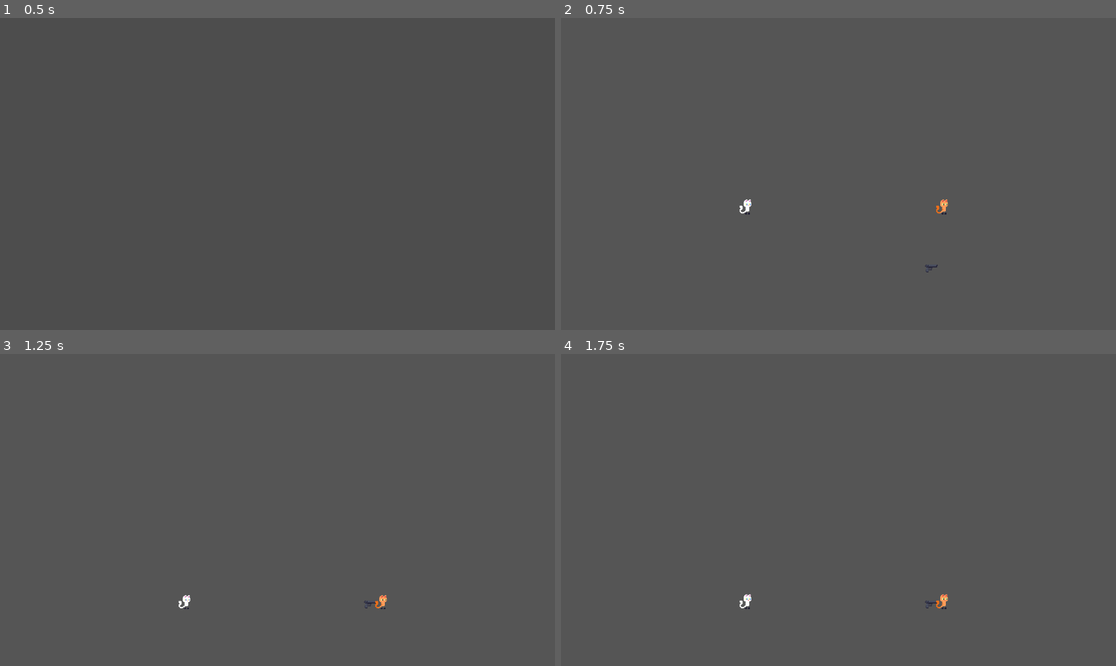
Above: before the commit, frames 1-4 (two rows, left to right).
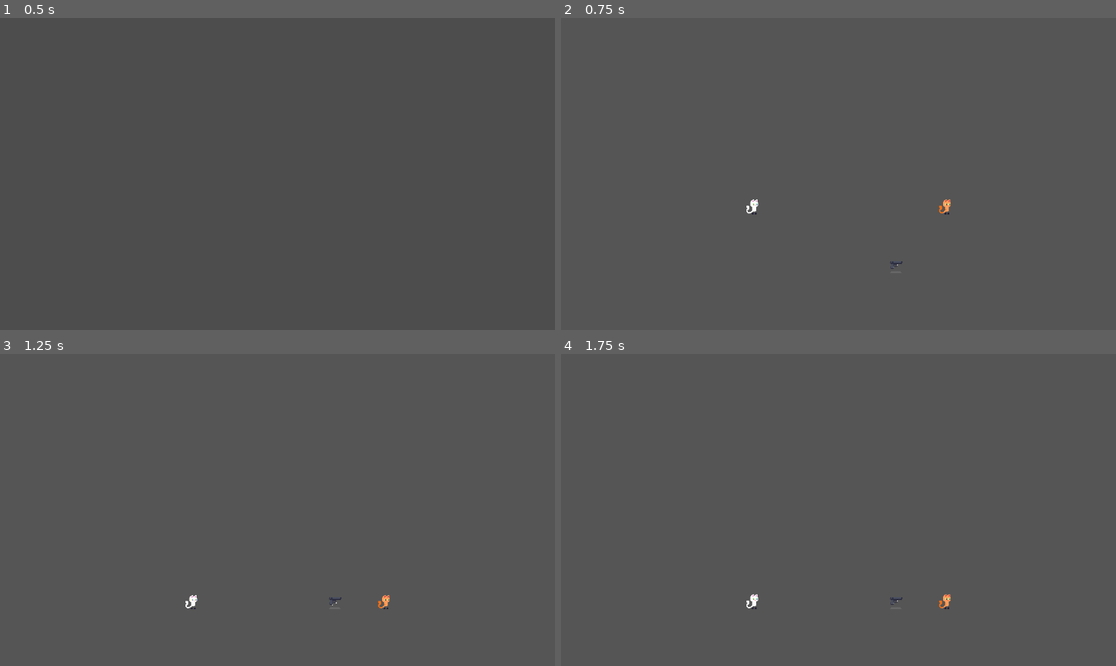
Above: after the commit, the same moments.

Repository: helionlf/gameJam
Game: Godot game, scene res://Scenes/start_game.tscn
Same seed, same stepped clock (60 frames per second), same inputs: the game is played once before the commit and once after it. This scene is started directly instead of the project's main scene.
Inputs (mouse positions are in pixels of both pictures, inside the frame that each line leads up to):
- Up to frame 1 (0.5 s): no input
- Up to frame 2 (0.75 s): tap Enter at 0.5 s; move the mouse to (960, 158) at 0.52 s; click (960, 158) at 0.6 s
- Up to frame 3 (1.25 s): no input
- Up to frame 4 (1.75 s): move the mouse to (727, 525) at 1.27 s; tap F (pegar) at 1.35 s; click (727, 525) at 1.42 s

Frame 1 is identical in both runs. In frame 2, 0.2% of the frame differs, in the area x 32-71%, y 58-82%; in frame 3, 0.2%; in frame 4, 0.2%.

Commit message:
Spawner Funcional

Diff:
--- a/game-jam+/Scenes/stage_moon.tscn
+++ b/game-jam+/Scenes/stage_moon.tscn
@@ -1,6 +1,7 @@
-[gd_scene load_steps=5 format=3 uid="uid://r8s8pj0xnic0"]
+[gd_scene load_steps=6 format=3 uid="uid://r8s8pj0xnic0"]
 
-[ext_resource type="PackedScene" uid="uid://b7trnod2mbg58" path="res://arma_no_chão.tscn" id="1_4lcrb"]
+[ext_resource type="PackedScene" uid="uid://c0e2eu2xjhxw4" path="res://arma_no_chão.tscn" id="1_4lcrb"]
+[ext_resource type="PackedScene" uid="uid://byl6x3mxgoqus" path="res://Spawner.tscn" id="2_5a2y6"]
 
 [sub_resource type="RectangleShape2D" id="RectangleShape2D_xdaev"]
 size = Vector2(586, 20)
@@ -18,6 +19,10 @@
 offset_bottom = 655.0
 color = Color(0.3328807, 0.33288068, 0.33288068, 1)
 
+[node name="Spawner" parent="." instance=ExtResource("2_5a2y6")]
+position = Vector2(695, 530)
+scene_para_spawnar = ExtResource("1_4lcrb")
+
 [node name="StaticBody2D" type="StaticBody2D" parent="."]
 position = Vector2(586, 384)
 
@@ -32,6 +37,3 @@
 [node name="CollisionShape2D3" type="CollisionShape2D" parent="StaticBody2D"]
 position = Vector2(285, -6.5)
 shape = SubResource("RectangleShape2D_5a2y6")
-
-[node name="ArmaNoChão" parent="." instance=ExtResource("1_4lcrb")]
-position = Vector2(768, 520)
--- a/game-jam+/Scripts/start_game.gd
+++ b/game-jam+/Scripts/start_game.gd
@@ -54,8 +54,8 @@
 	stage.add_child(players[0])
 	stage.add_child(players[1])
 
-	players[0].position = Vector2(386, 400)
-	players[1].position = Vector2(794, 400)
+	players[0].position = Vector2(400, 400)
+	players[1].position = Vector2(800, 400)
 
 func next_stage():
 	current_stage_index += 1
--- a/game-jam+/Spawner.tscn
+++ b/game-jam+/Spawner.tscn
@@ -1,7 +1,6 @@
-[gd_scene load_steps=7 format=3 uid="uid://byl6x3mxgoqus"]
+[gd_scene load_steps=6 format=3 uid="uid://byl6x3mxgoqus"]
 
 [ext_resource type="Script" uid="uid://dg0bsrfauptu1" path="res://spawner.gd" id="1_gnend"]
-[ext_resource type="PackedScene" uid="uid://d0gysruhfpwbv" path="res://Gun.tscn" id="2_1v3v6"]
 [ext_resource type="Texture2D" uid="uid://d3hef7dvbtqiu" path="res://Sprites/PlataformaHolder.png" id="2_5q6u0"]
 
 [sub_resource type="AtlasTexture" id="AtlasTexture_5i5hu"]
@@ -27,8 +26,8 @@
 }]
 
 [node name="Spawner" type="Node2D"]
+scale = Vector2(2.0000005, 2.0000005)
 script = ExtResource("1_gnend")
-scene_para_spawnar = ExtResource("2_1v3v6")
 
 [node name="AnimatedSprite2D" type="AnimatedSprite2D" parent="."]
 texture_filter = 1
@@ -36,6 +35,9 @@
 frame_progress = 0.91501945
 
 [node name="PontoSpawn" type="Marker2D" parent="."]
-position = Vector2(0, -4)
+position = Vector2(0, -8.499998)
 
 [node name="Timer" type="Timer" parent="."]
+wait_time = 15.0
+
+[connection signal="timeout" from="Timer" to="." method="_on_timer_timeout"]
--- a/game-jam+/spawner.gd
+++ b/game-jam+/spawner.gd
@@ -9,8 +9,11 @@
 var item_spawnado_atual = null
 
 func _ready():
-	timer_respawn.timeout.connect(_on_timer_respawn_timeout)
+	$AnimatedSprite2D.play("default")
+	timer_respawn.timeout.connect(_on_timer_timeout)
 	spawnar_item()
+	print("oi")
+
 
 func spawnar_item():
 	if scene_para_spawnar == null:
@@ -24,14 +27,18 @@
 
 	novo_item.global_position = ponto_spawn.global_position
 
-	get_parent().add_child(novo_item)
+	get_parent().add_child.call_deferred(novo_item)
+
 	item_spawnado_atual = novo_item
 
 	novo_item.tree_exiting.connect(_on_item_foi_pego)
 
+	print("SUCESSO: Spawner criou ", novo_item.name, " na posição ", novo_item.global_position)
+
+
 func _on_item_foi_pego():
 	item_spawnado_atual = null
-	timer_respawn.start()
+	$Timer.start()
 
-func _on_timer_respawn_timeout():
+func _on_timer_timeout() -> void:
 	spawnar_item()
